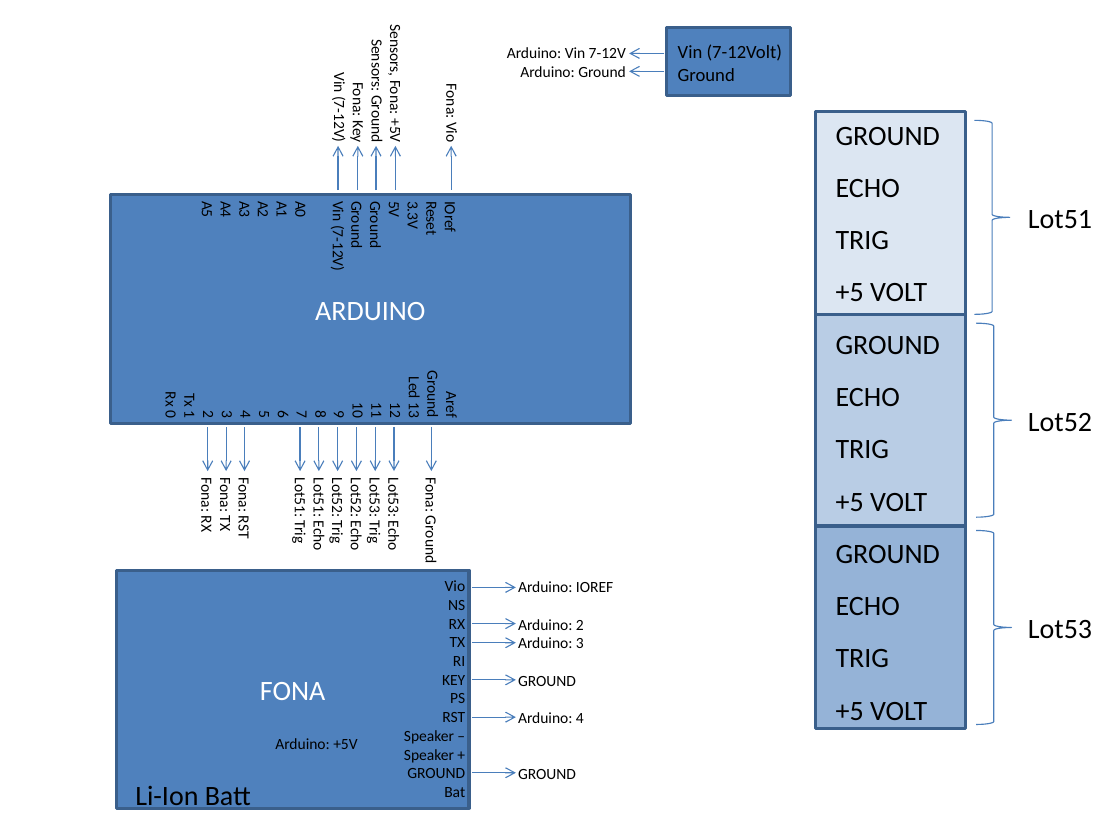
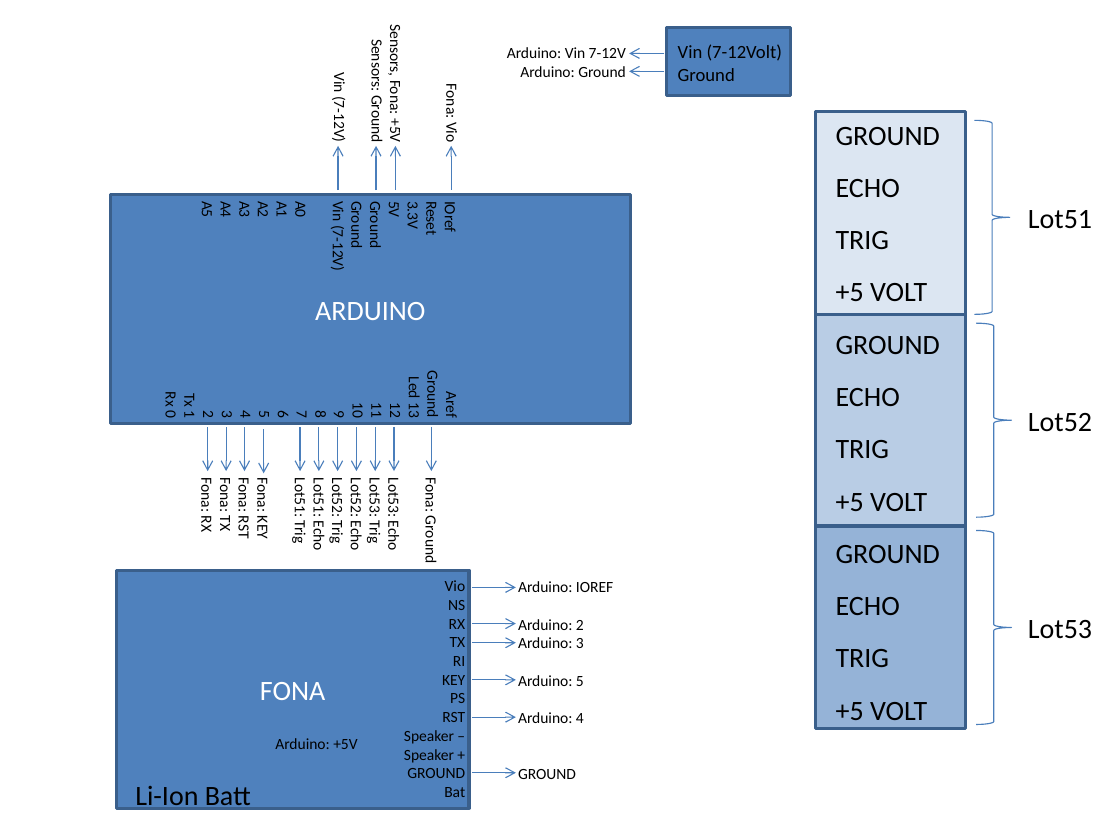
Before and after one commit to markuscarlen/SogetiParkingArduino, a slide deck: slide 1 of doc/ParkingLotCircuit.pptx. Drawn at 1120x840 pixels with LibreOffice and Linux fonts; fonts in the diff are those of the drawing. Boxes give left, top, right and bottom in pixels: in the first picture for what was removed or moved away, otherwise in the second. Text is boxed around its words. In the diff, an @@ line names an element or a change of style, - is before the commit and + after.

Commit message:
Updated schematics with Key (power down)

```diff
--- a/doc/ParkingLotCircuit.pptx
+++ b/doc/ParkingLotCircuit.pptx
@@ text at (349,85,368,142): paragraph removed @@
-Fona: Key
@@ arrow moved from (358, 190) - (358, 146) to (263, 429) - (263, 474) @@
@@ text at (253,481,272,539): paragraph added @@
+Fona: KEY
@@ text at (518,675,584,686): text changed @@
-GROUND
+Arduino: 5
```
